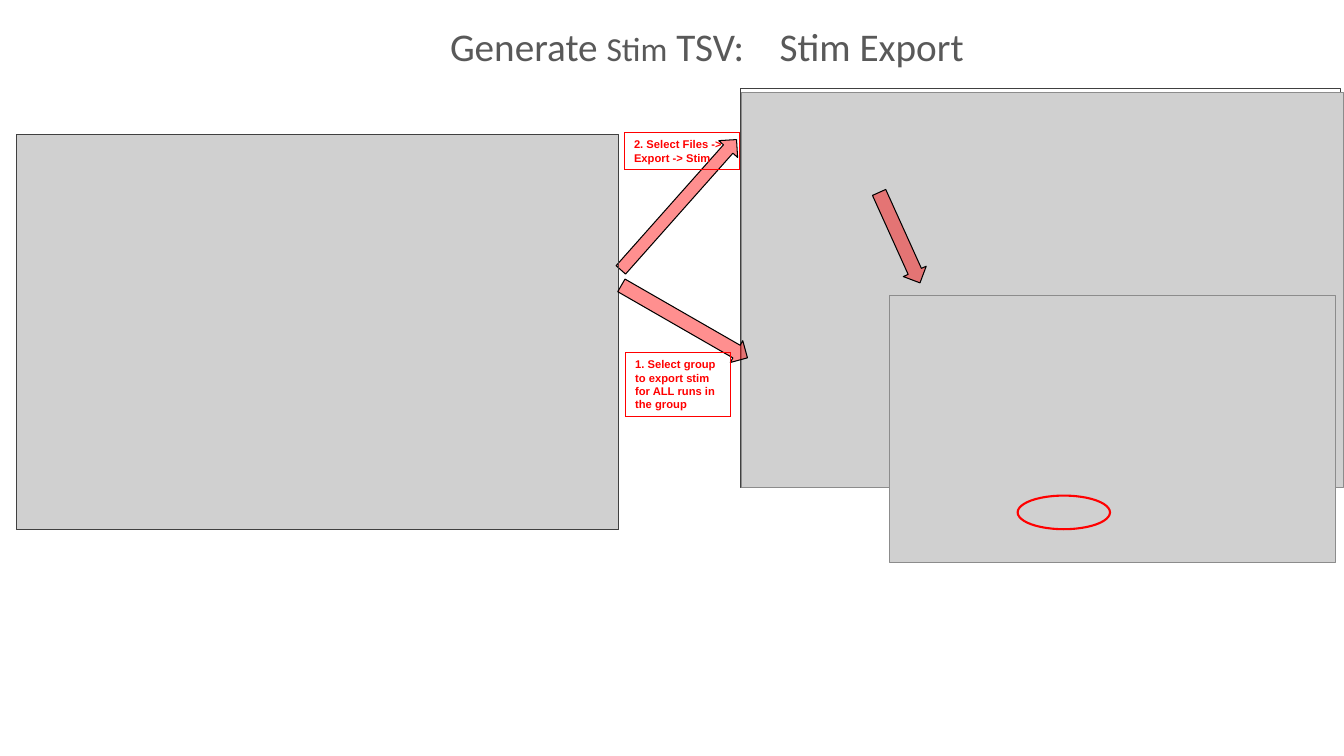
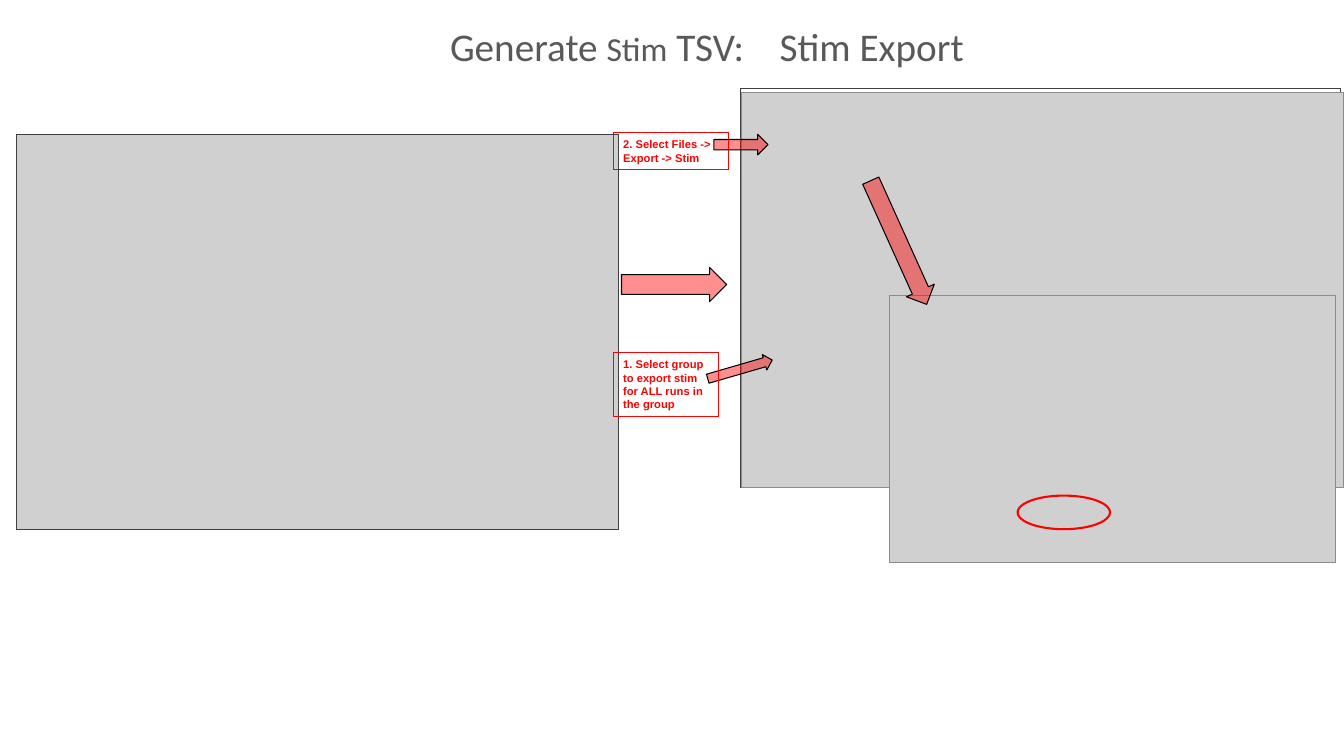
Before and after one commit to BUNPC/Homer3, a slide deck: slide 22 of Docs/DesignNotes.ppt. Drawn at 1344x756 pixels with LibreOffice and Linux fonts; fonts in the diff are those of the drawing; grey boxes stand for pictures. Boxes give left, top, right and bottom in pixels: in the first picture for what was removed or moved away, otherwise in the second. Text is boxed around its words. In the diff, an @@ line names an element or a change of style, - is before the commit and + after.

```diff
--- a/Docs/DesignNotes.ppt
+++ b/Docs/DesignNotes.ppt
@@ rectangle "2. Select Files -> Export ...": place and size @@
-rectangle "2. Select Files -> Export ..." at <box>624,132,738,169</box>
+rectangle "2. Select Files -> Export ..." at <box>613,132,727,169</box>
@@ right arrow at <box>713,134,768,154</box>: proportions changed; mirrored; rotation 311 to 0 degrees @@
@@ right arrow: place and size @@
-right arrow at <box>867,187,930,287</box>
+right arrow at <box>856,174,940,310</box>
@@ right arrow at <box>856,174,940,310</box>: proportions changed @@
@@ right arrow at <box>622,267,726,301</box>: proportions changed; rotation 29 to 0 degrees @@
@@ rectangle "1. Select group to export ...": place and size @@
-rectangle "1. Select group to export ..." at <box>625,352,730,416</box>
+rectangle "1. Select group to export ..." at <box>613,352,718,416</box>
@@ right arrow added at <box>705,352,775,386</box>, fill #FF0000 at 44% opacity, outline #000000 0.74 pt @@
```
Also in this commit, not shown: 2 other slides changed, 2 other files.
